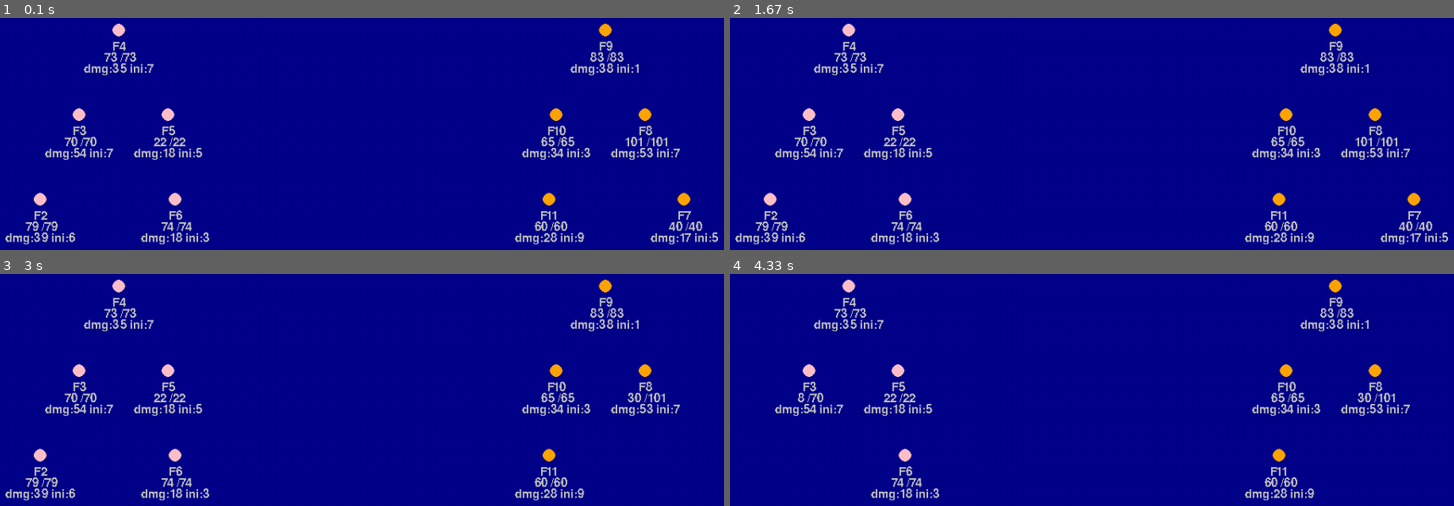
Above: before the commit, frames 1-4 (two rows, left to right).
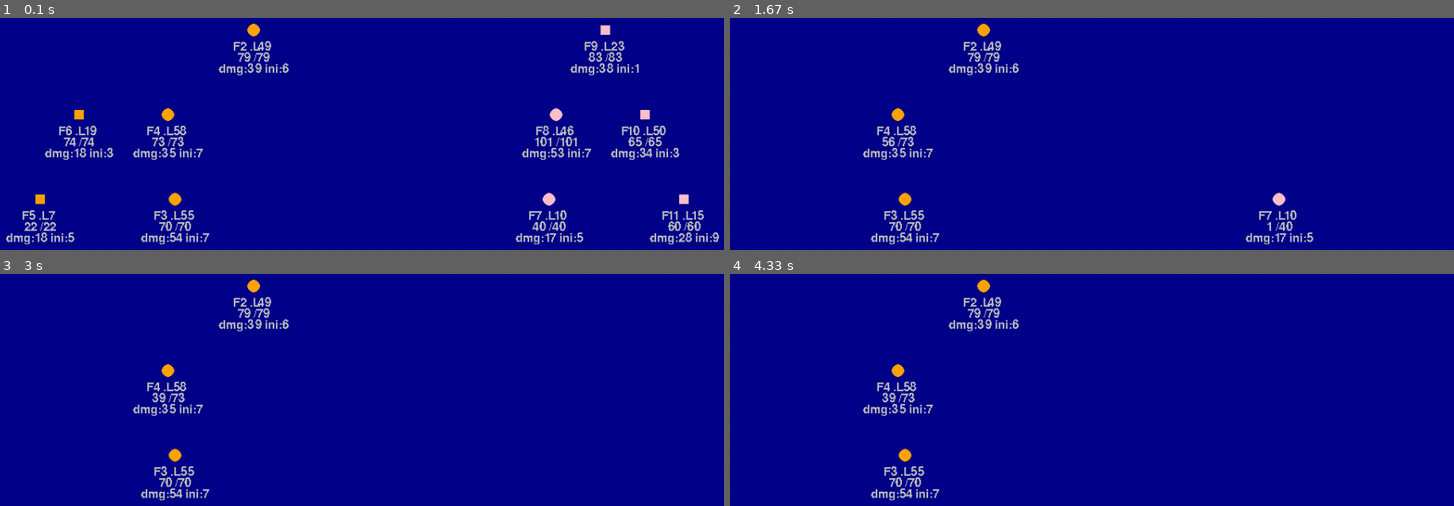
Above: after the commit, the same moments.

Repository: wkta/mythrandian-guard
Game: pygame game, started from client/fightsim_logic.py
The game is run twice, just before and just after one commit, with the same random seed, the same clock (stepped at 60 frames per second) and the same inputs.
Inputs:
- Up to frame 1 (0.1 s): no input
- Up to frame 2 (1.67 s): tap Space at 0.33, 0.73, 1.03, 1.23, 1.57 s
- Up to frame 3 (3 s): tap Space at 1.87, 2.07, 2.37 s
- Up to frame 4 (4.33 s): no input

The runs differ from the first frame. In frame 1, 5.5% of the frame differs, in the area x 0-100%, y 2-98%; in frame 2, 5.2%; in frame 3, 4.7%; in frame 4, 4.3%.

Commit message:
Feat: positioning rule(Battle) +visualize ranged:t/f

Diff:
--- a/client/fightsim_logic.py
+++ b/client/fightsim_logic.py
@@ -11,7 +11,6 @@
 <- output= history of the fight so you can "re-play" it and compute the winner
 """
 import random
-import time
 
 import pygame
 
@@ -24,7 +23,7 @@
 class GenFighter:
     free_id = -1
 
-    def __init__(self, level, power, en, ini, ability=None):
+    def __init__(self, level, power, en, ini, shadow_f_attrib=False):
         """
         ability depends on character class, it's just like "a spell" casted 1 time
         """
@@ -37,25 +36,27 @@
         self.hp = self.maxhp = 5 * en + level + 10
 
         self.ini = ini
-        self.ability = ability
+        self.ranged = shadow_f_attrib
 
     def detailled_desc(self):
-        return 'fighter id#{} . level {} | dmg,hp={},{} \n pow,en,ini={}, {}, {}'.format(
-            self.ident, self.level, self.dmg, self.maxhp, self.p, self.e, self.ini
+        tmp = 'x' if self.ranged else ' '
+        return 'fighter id#{} . level {} .R{} | dmg,hp={},{} \n pow,en,ini={}, {}, {}'.format(
+            self.ident, self.level, tmp, self.dmg, self.maxhp, self.p, self.e, self.ini
         )
 
     def __str__(self):
-        return "F{}\n {} /{}\ndmg:{} ini:{}".format(
-            self.ident, self.hp, self.maxhp, self.dmg, self.ini
+        return "F{} .L{} \n{} /{}\ndmg:{} ini:{}".format(
+            self.ident, self.level, self.hp, self.maxhp, self.dmg, self.ini
         )
 
     @classmethod
-    def gen_random(cls):
+    def gen_random(cls, b_v_ranged):
         return cls(
             random.randint(1, 59),
             random.randint(1, 10),
             random.randint(1, 10),
-            random.randint(1, 9)
+            random.randint(1, 9),
+            b_v_ranged
         )
 
 
@@ -63,30 +64,62 @@
     # TODO order based on the Initiative stat.
 
     def __init__(self, teama, teamb):
-        # position fighters according to .ini
+        # position fighters according to their ini stat + level if its equal
         self.assoc_slot_idfighter = dict()
-        cpt = 1
-        for elt in teama:
-            self.assoc_slot_idfighter[cpt] = elt
+        print('slot assignment ... ')
+        self.inject_proc_sorting(teama, False)
+        self.inject_proc_sorting(teamb, True)
+        print("done!\n")
+
+    def inject_proc_sorting(self, equipe, right_team):
+        tripl_list = list()
+
+        # add triples (ini, level, fighter id)
+        for fobj in equipe.to_list():
+            if fobj.ranged:
+                tripl_list.append((fobj.ini, fobj.level, fobj.ident))
+        tripl_list.sort(key=lambda u: (u[0], u[1]), reverse=True)
+        cpt = 0
+        dest = (1, 2, 3)
+        while cpt < len(tripl_list):
+            d = dest[cpt]
+            if right_team:
+                d *= -1
+            self.assoc_slot_idfighter[d] = equipe.get_by_id(tripl_list[cpt][2])
             cpt += 1
-        cpt = -1
-        for elt in teamb:
-            self.assoc_slot_idfighter[cpt] = elt
-            cpt -= 1
-
-    def det_live_fighters(self, left_team) -> dict():
+
+        del tripl_list[:]
+
+        # sort non-ranged
+        for fobj in equipe.to_list():
+            if not fobj.ranged:
+                tripl_list.append((fobj.ini, fobj.level, fobj.ident))
+        tripl_list.sort(key=lambda u: (u[0], u[1]), reverse=True)
+        cpt = 0
+        dest = (4, 5, 6, 7)
+        while cpt < len(tripl_list):
+            d = dest[cpt]
+            if right_team:
+                d *= -1
+            self.assoc_slot_idfighter[d] = equipe.get_by_id(tripl_list[cpt][2])
+            cpt += 1
+
+    def __getitem__(self, item):
+        return self.assoc_slot_idfighter[item]
+
+    def det_live_fighters(self, right_team) -> dict:
         dres = dict()
         for k, obj in self.assoc_slot_idfighter.items():
-            if left_team and k > 0:
+            if right_team and k < 0:
                 if obj.hp > 0:
                     dres[k] = obj
-            elif not left_team and k < 0:
+            elif not right_team and k > 0:
                 if obj.hp > 0:
                     dres[k] = obj
         return dres
 
-    def det_idx_live_fighters(self, left_team) -> list:
-        return list(self.det_live_fighters(left_team).keys())
+    def det_idx_live_fighters(self, right_team) -> list:
+        return list(self.det_live_fighters(right_team).keys())
 
     def is_over(self):
         live_a = self.det_idx_live_fighters(True)
@@ -103,8 +136,9 @@
             1: (live_a.values(), live_b.values()),
             0: (live_b.values(), live_a.values())
         }
-        #while len(live_a) > 0 and len(live_b) > 0:
-        #for turn in range(2):
+
+        # rq : here the ally hits only one guy but the order is random!
+
         attackers, defenders = forder[turn_num % 2]
         for obj_atk in attackers:
             for enemy in defenders:
@@ -123,7 +157,28 @@
             print('turn {} ends.'.format(turn_num))
 
 
-if __name__ == '__main__':
+class Team:
+    """
+    ensure the team is valid e.g. no more than 3 shadow fighters etc.
+
+    no two allies where lvl1==lvl2 and ini1==ini2
+
+    etc.
+    """
+    def __init__(self, fighterset):
+        self._content = list(fighterset)
+        # TODO verifications
+
+    def get_by_id(self, i):
+        for obj in self._content:
+            if obj.ident == i:
+                return obj
+
+    def to_list(self):
+        return self._content
+
+
+def run_simu():
     # model debug
     print('-')
     aa = GenFighter(59, 10, 1, 1)
@@ -136,31 +191,41 @@
     print()
 
     # init pygame, init real model
-    pygame.init()
     w = pygame.display.set_mode((960, 540))
 
-    team_a, team_b = [GenFighter.gen_random() for _ in range(5)], [GenFighter.gen_random() for _ in range(5)]
-
-    b = Battle(team_a, team_b)
+    prec_a = [GenFighter.gen_random(False) for _ in range(3)]
+    prec_a.extend([GenFighter.gen_random(True) for _ in range(2)])
+    prec_b = [GenFighter.gen_random(False) for _ in range(2)]
+    prec_b.extend([GenFighter.gen_random(True) for _ in range(3)])
+
+    b = Battle(Team(prec_a), Team(prec_b))
 
     # game loop
     gameover = False
-    turn = 1
-
+    turn = 0
+    can_update = False
     while not gameover:
         for ev in pygame.event.get():
             if ev.type == pygame.QUIT:
                 gameover = True
+            elif ev.type == pygame.KEYDOWN and pygame.K_SPACE == ev.key:
+                can_update = True
+
+        # logic update
+        if can_update:
+            can_update = False
+            if not b.is_over():
+                b.perform_fight(turn)
+                turn += 1
 
         # refresh screen
         w.fill('darkblue')
-        draw_fighters(w, b.det_idx_live_fighters(True), True, 'pink', team_a)
-        draw_fighters(w, b.det_idx_live_fighters(False), False, 'orange', team_b)
+        draw_fighters(w, True, 'pink', b)
+        draw_fighters(w, False, 'orange', b)
         pygame.display.update()
-        time.sleep(2)
-
-        # logic update
-        if not b.is_over():
-            b.perform_fight(turn)
-            turn += 1
+
+
+if __name__ == '__main__':
+    pygame.init()
+    run_simu()
     pygame.quit()
--- a/client/fightsim_view.py
+++ b/client/fightsim_view.py
@@ -45,16 +45,22 @@
 # ------------
 # how to draw
 # ------------
-def draw_fighters(screen, alive_fighters, left_team, col, refmod):
+def draw_fighters(screen, right_team, col, battlemod):
     global mpositions
     ft = pygame.font.Font(None, 22)
+    alive_f_li = battlemod.det_idx_live_fighters(right_team)
     for n in range(1, 8):
-        i = n if left_team else -n
-        if i in alive_fighters:
+        i = -n if right_team else n
+        if i in alive_f_li:
             x, y = map_to_screen(mpositions[i])
-            pygame.draw.circle(screen, col, (x, y), 8)
 
-            fighterinfo = str(refmod[abs(i)-1])
+            fighter_obj = battlemod[i]
+            if not fighter_obj.ranged:
+                pygame.draw.circle(screen, col, (x, y), 8)
+            else:
+                pygame.draw.rect(screen, col, ((x-6, y-6), (12, 12)))
+
+            fighterinfo = str(fighter_obj)
             for j, txtchunk in enumerate(fighterinfo.split("\n")):
                 tile = ft.render(txtchunk, False, 'gray')
                 screen.blit(tile, (x-tile.get_size()[0]//2, y+(j+1)*14))
